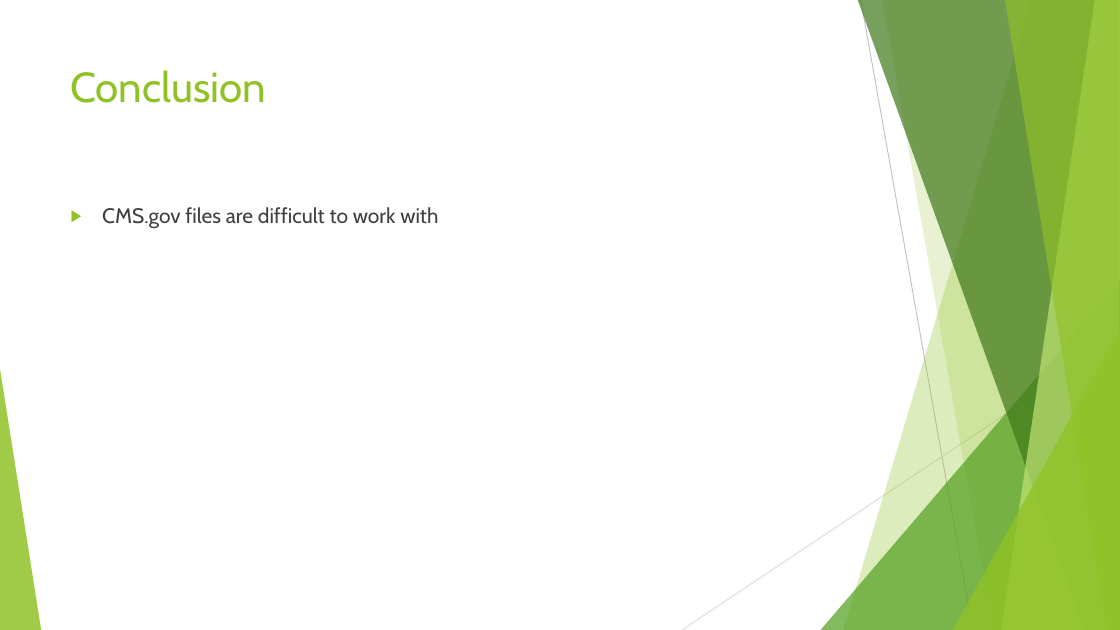
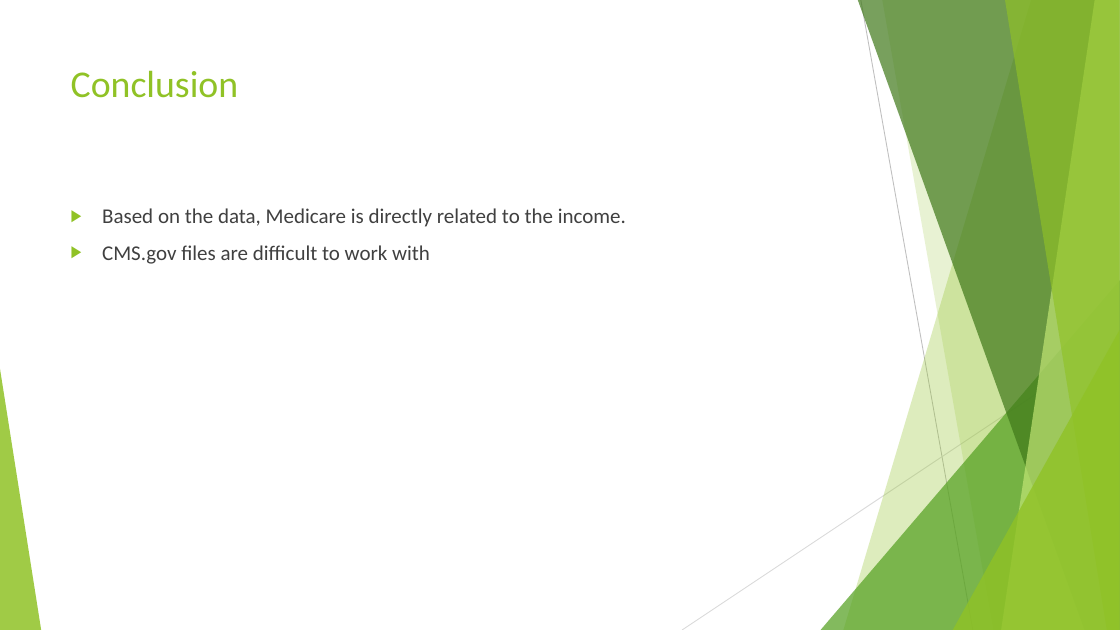
Before and after one commit to TedMur/SnakeBait, a slide deck: slide 13 of SnakeBitePresentation.pptx. Drawn at 1120x630 pixels with LibreOffice and Linux fonts; fonts in the diff are those of the drawing. Boxes give left, top, right and bottom in pixels: in the first picture for what was removed or moved away, otherwise in the second. Text is boxed around its words. In the diff, an @@ line names an element or a change of style, - is before the commit and + after.

```diff
--- a/SnakeBitePresentation.pptx
+++ b/SnakeBitePresentation.pptx
@@ title "Conclusion" at bbox=[71, 70, 239, 98]: size 36 to 32.4 pt, font Cabin to Calibri @@
@@ text at bbox=[102, 208, 626, 227]: paragraph added @@
+▶ Based on the data, Medicare is directly related to the income.
@@ text at bbox=[102, 245, 430, 264]: font Cabin to Calibri in "CMS.gov files are difficult to work with" @@
```
Also in this commit, not shown: 11 other slides changed.
